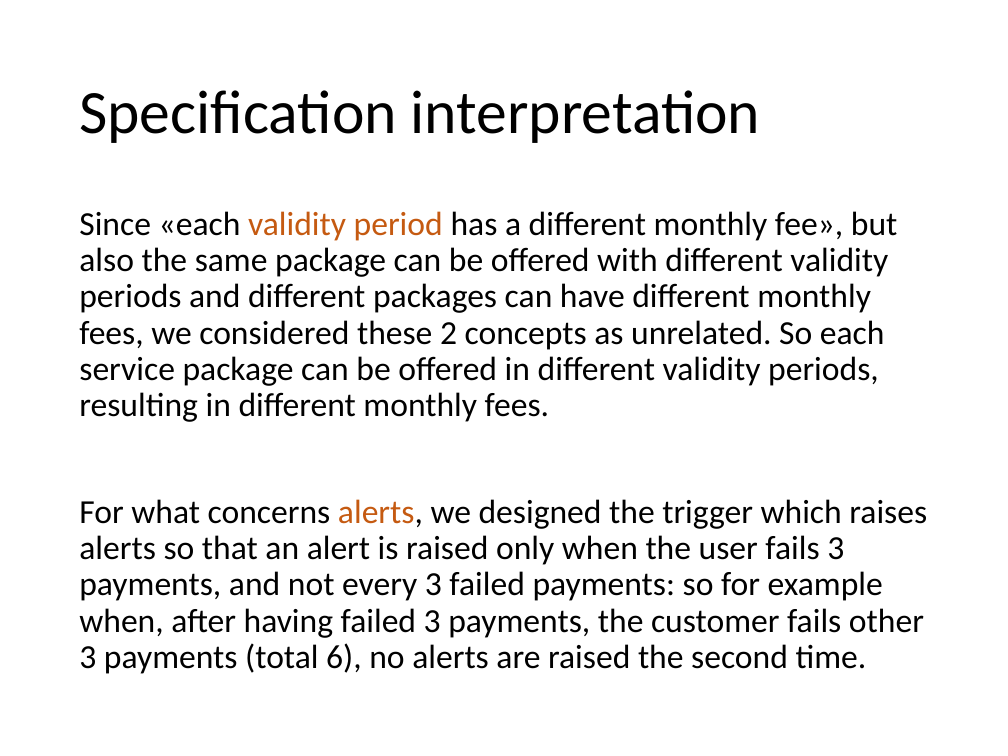
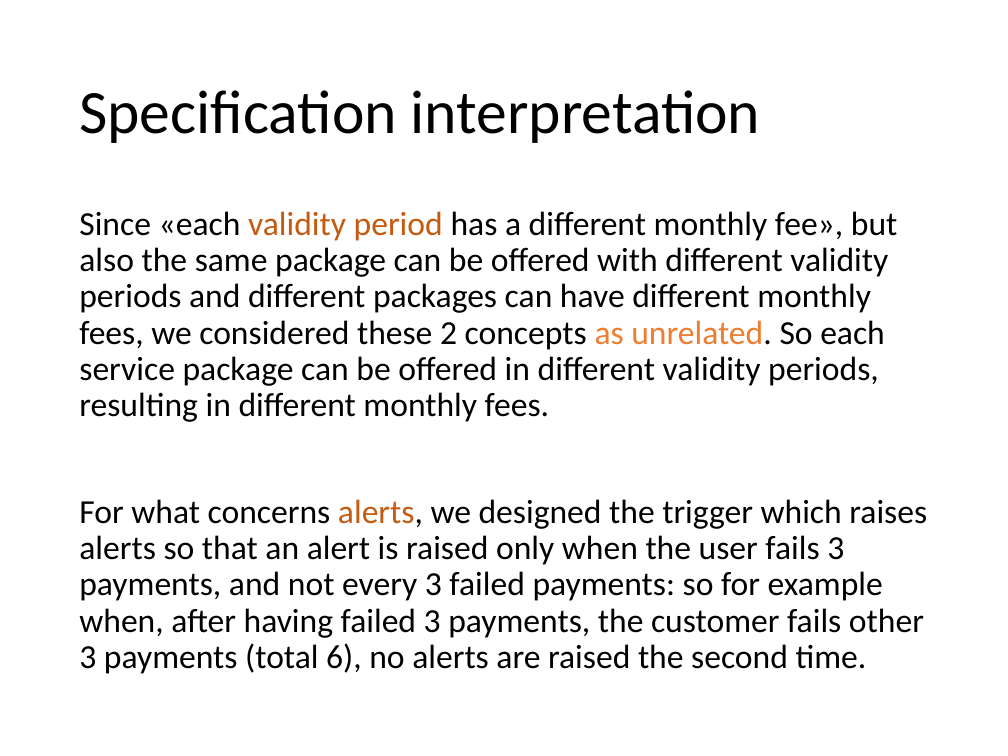
Before and after one commit to andrearestelli/db2-project, a slide deck: slide 5 of docs/documentation.pptx. Drawn at 1008x756 pixels with LibreOffice and Linux fonts; fonts in the diff are those of the drawing. Boxes give left, top, right and bottom in pixels: in the first picture for what was removed or moved away, otherwise in the second. Text is boxed around its words. In the diff, an @@ line names an element or a change of style, - is before the commit and + after.

```diff
--- a/docs/documentation.pptx
+++ b/docs/documentation.pptx
@@ text at bbox=[79, 211, 897, 422]: text colour #000000 to #ED7D31 in "as unrelated." @@
```
Also in this commit, not shown: 2 other slides changed, 1 slide added.
